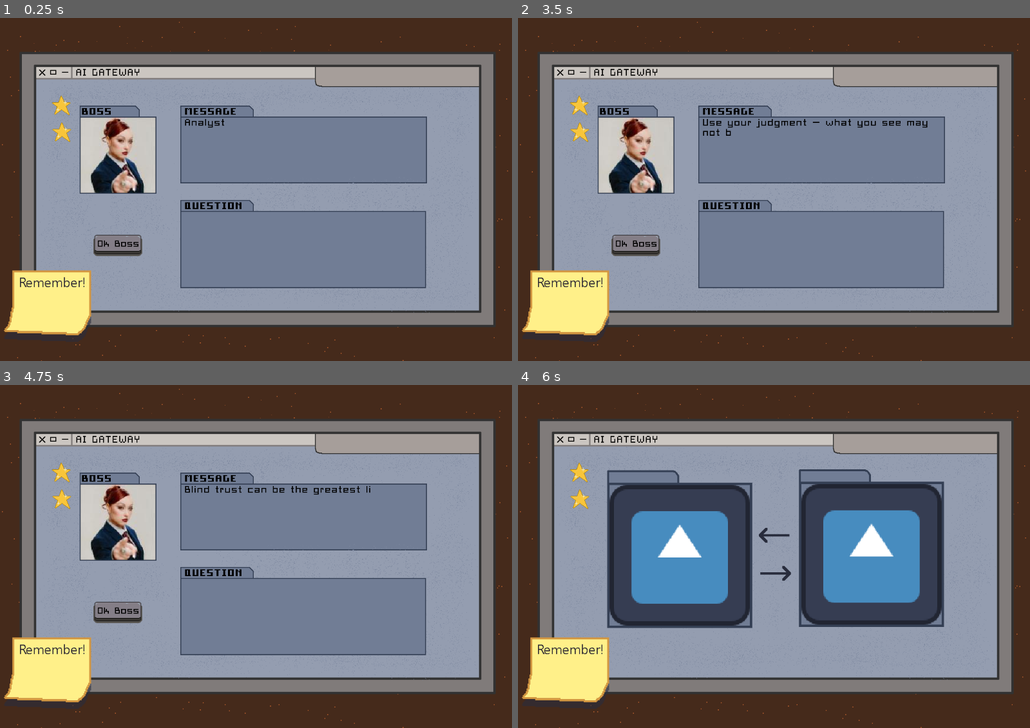
Above: before the commit, frames 1-4 (two rows, left to right).
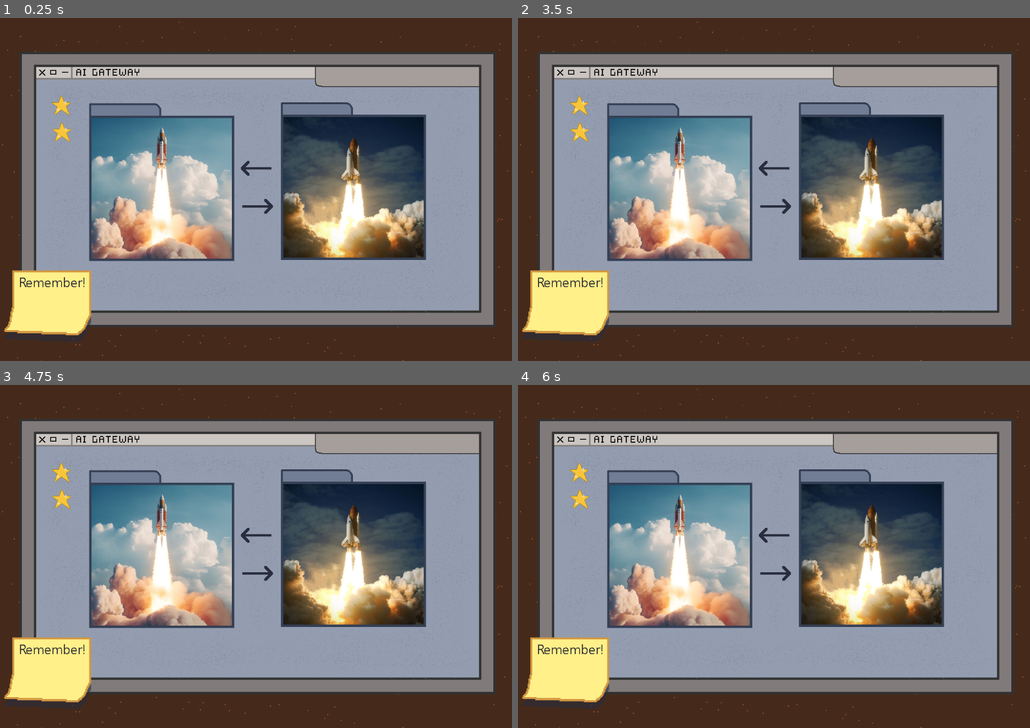
Above: after the commit, the same moments.

Repository: campiao/ai-ethics-sgame
Game: Godot game, scene res://scenes/level_two.tscn
The game is run twice, just before and just after one commit, with the same random seed, the same clock (stepped at 60 frames per second) and the same inputs. This scene is started directly instead of the project's main scene. The engine's default icon, where the game draws it, is replaced by a stand-in: a white triangle on a blue panel in a dark square.
Inputs (mouse positions are in pixels of both pictures, inside the frame that each line leads up to):
- Up to frame 1 (0.25 s): no input
- Up to frame 2 (3.5 s): click (635, 244) at 0.5 s; click (635, 244) at 1.25 s; click (635, 244) at 2 s; move the mouse to (886, 172) at 2.77 s; click (886, 172) at 2.85 s
- Up to frame 3 (4.75 s): tap Enter at 3.5 s; move the mouse to (153, 573) at 3.52 s; click (153, 573) at 3.6 s; move the mouse to (307, 481) at 4.27 s; click (307, 481) at 4.35 s
- Up to frame 4 (6 s): tap Space at 5 s; move the mouse to (748, 625) at 5.02 s; click (748, 625) at 5.1 s; tap Enter at 5.75 s; move the mouse to (932, 607) at 5.77 s; click (932, 607) at 5.85 s

The runs differ from the first frame. In frame 1, 32% of the frame differs, in the area x 15-84%, y 24-79%; in frame 2, 32%; in frame 3, 32%; in frame 4, 21%.
Error before the commit: Invalid access of index '5' on a base object of type: 'Array'. (res://scripts/initial_boss.gd:12)

Commit message:
feat: Added leve2 images and a template on level2

Diff:
--- a/ai-ethics-serious-game/scenes/level_two.tscn
+++ b/ai-ethics-serious-game/scenes/level_two.tscn
@@ -11,7 +11,9 @@
 [ext_resource type="Texture2D" uid="uid://bfpykuc11r6a5" path="res://assets/sprites/chappell_boss_img.jpg" id="8_ibewu"]
 [ext_resource type="Texture2D" uid="uid://cjkukhtjhw33v" path="res://assets/sprites/backgrounds/background.png" id="9_8imr8"]
 [ext_resource type="PackedScene" uid="uid://d32ep74xjk1p1" path="res://scenes/canvas_layer.tscn" id="10_ubnpl"]
+[ext_resource type="Texture2D" uid="uid://dva3te5b1o7q3" path="res://assets/photos/1_ai.jpg" id="11_05hhi"]
 [ext_resource type="Texture2D" uid="uid://c6fai7ks30kvn" path="res://assets/sprites/icon.svg" id="11_sw5gm"]
+[ext_resource type="Texture2D" uid="uid://ca1pp2dfs8ral" path="res://assets/photos/1_real.jpg" id="13_brhlk"]
 
 [sub_resource type="SpriteFrames" id="SpriteFrames_3d04n"]
 
@@ -151,7 +153,6 @@
 autoplay = "default"
 
 [node name="UI_Images" type="Control" parent="."]
-visible = false
 layout_mode = 3
 anchors_preset = 15
 anchor_right = 1.0
@@ -168,13 +169,52 @@
 [node name="ImageLeft" type="Sprite2D" parent="UI_Images"]
 position = Vector2(339, 357.5)
 scale = Vector2(2.29688, 2.30469)
-texture = ExtResource("11_sw5gm")
+
+[node name="Control" type="Control" parent="UI_Images/ImageLeft"]
+layout_mode = 3
+anchors_preset = 0
+offset_left = -64.0
+offset_top = -64.0
+offset_right = 64.0
+offset_bottom = 64.0
+
+[node name="TextureRect" type="TextureRect" parent="UI_Images/ImageLeft/Control"]
+layout_mode = 1
+anchors_preset = -1
+anchor_right = 1.0
+anchor_bottom = 1.0
+grow_horizontal = 2
+grow_vertical = 2
+texture = ExtResource("11_05hhi")
+expand_mode = 2
 
 [node name="ImageRight" type="Sprite2D" parent="UI_Images"]
 position = Vector2(741, 355.5)
 scale = Vector2(2.29688, 2.30469)
 texture = ExtResource("11_sw5gm")
 
+[node name="Control" type="Control" parent="UI_Images/ImageRight"]
+layout_mode = 3
+anchors_preset = 8
+anchor_left = 0.5
+anchor_top = 0.5
+anchor_right = 0.5
+anchor_bottom = 0.5
+offset_left = -128.0
+offset_top = -128.0
+grow_horizontal = 2
+grow_vertical = 2
+
+[node name="TextureRect" type="TextureRect" parent="UI_Images/ImageRight/Control"]
+layout_mode = 1
+anchors_preset = -1
+anchor_right = 1.0
+anchor_bottom = 1.0
+grow_horizontal = 2
+grow_vertical = 2
+texture = ExtResource("13_brhlk")
+expand_mode = 2
+
 [node name="CanvasLayer" parent="." instance=ExtResource("10_ubnpl")]
 visible = false
 
Binary file added: ai-ethics-serious-game/assets/photos/1_ai.jpg
Not shown, added: ai-ethics-serious-game/assets/photos/1_ai.jpg.import
Binary file added: ai-ethics-serious-game/assets/photos/1_real.jpg
Not shown, added: ai-ethics-serious-game/assets/photos/1_real.jpg.import
Binary file added: ai-ethics-serious-game/assets/photos/2_ai.jpg
Not shown, added: ai-ethics-serious-game/assets/photos/2_ai.jpg.import
Binary file added: ai-ethics-serious-game/assets/photos/2_real.jpg
Not shown, added: ai-ethics-serious-game/assets/photos/2_real.jpg.import
Binary file added: ai-ethics-serious-game/assets/photos/3_ai.jpg
Not shown, added: ai-ethics-serious-game/assets/photos/3_ai.jpg.import
Binary file added: ai-ethics-serious-game/assets/photos/3_real.png
Not shown, added: ai-ethics-serious-game/assets/photos/3_real.png.import
(and 5 more such lines)
